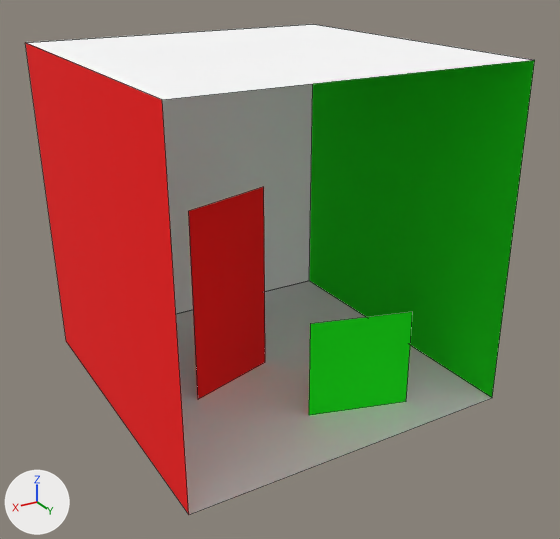
Before and after pictures for a commit that changed the OBJ model models/simple/cornell_box.obj.
Both versions are drawn from a 50 mm lens placed at (871.0, 766.0, 707.0), pointed at (269.0, -239.0, 204.0). Lighting does not change. The marker at lower left points along +X, +Y and +Z. Mesh edges are drawn as thin lines. Where no turn or scale is listed for an object, it has been applied to the vertices.

Before the edit, the objects in view are built like this:
```python
me_floor = bpy.data.meshes.new('floor')
me_floor.from_pydata([(553.0, 0.0, 0.0), (0.0, 0.0, 0.0), (0.0, -559.0, 0.0), (550.0, -559.0, 0.0)], [], [(0, 1, 2, 3)])
me_floor.materials.append(mat_white)  # white #ffffff
me_short_block = bpy.data.meshes.new('short_block')
me_short_block.from_pydata(...)  # 4 vertices, 1 face; spans x 130.0..290.0, y -114.0..-65.0, z 0.0..165.0
me_short_block.materials.append(mat_green)  # green #00ff00
# before: 0 (130.0, -65.0, 0.0) at pixel (406, 401), 1 (130.0, -65.0, 165.0) at pixel (412, 311), 2 (290.0, -114.0, 165.0) at pixel (310, 323), 3 (290.0, -114.0, 0.0) at pixel (308, 415)
me_tall_block = bpy.data.meshes.new('tall_block')
me_tall_block.from_pydata(...)  # 4 vertices, 1 face; spans x 265.0..423.0, y -296.0..-247.0, z 0.0..330.0
me_tall_block.materials.append(mat_red)  # red #ff0000
# before: 0 (265.0, -296.0, 0.0) at pixel (265, 362), 1 (265.0, -296.0, 330.0) at pixel (263, 186), 2 (423.0, -247.0, 330.0) at pixel (188, 211), 3 (423.0, -247.0, 0.0) at pixel (197, 399)
ob_floor = bpy.data.objects.new('floor', me_floor)
ob_floor.location = (0.0, 0.0, 0.0)
ob_short_block = bpy.data.objects.new('short_block', me_short_block)
ob_short_block.location = (0.0, 0.0, 0.0)
ob_tall_block = bpy.data.objects.new('tall_block', me_tall_block)
ob_tall_block.location = (0.0, 0.0, 0.0)
# also in view: 'red_wall' at (553.0, -280.0, 274.0); 'ceiling' at (278.0, -280.0, 549.0); 'green_wall' at (0.0, -280.0, 274.0); 'back_wall' at (278.0, -559.0, 274.0)
```
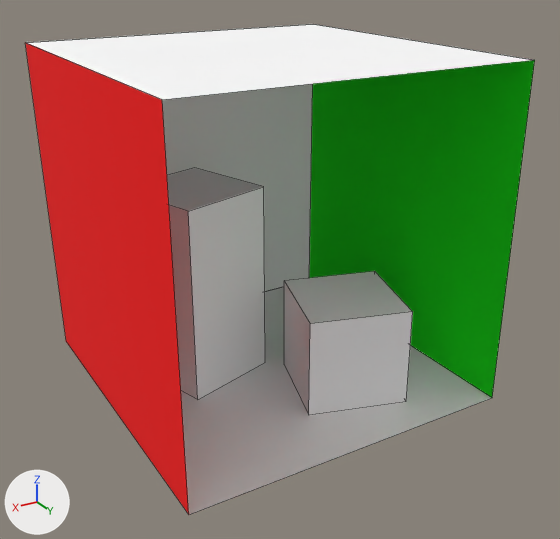
The change in detail:
me_short_block is used by ob_short_block; location (0.0, 0.0, 0.0).
Verts and faces of me_short_block; kept vertices keep their numbers, new ones are numbered from 4.
me_short_block had 4 vertices, 1 face and spanned x 130.0..290.0, y -114.0..-65.0, z 0.0..165.0.
me_short_block no longer uses material mat_green (green #00ff00).
me_short_block now has 8 vertices, 6 faces and spans x 82.0..290.0, y -272.0..-65.0, z 0.0..165.0.
Part 1, on me_short_block:
New vertex 4 is at (82.0, -225.0, 0.0).
New vertex 5 is at (240.0, -272.0, 0.0), pixel (284, 364).
New vertex 6 is at (82.0, -225.0, 165.0), pixel (374, 271).
New vertex 7 is at (240.0, -272.0, 165.0), pixel (284, 280).
New faces: (0, 3, 5, 4), (1, 6, 7, 2), (2, 7, 5, 3), (0, 4, 6, 1), (4, 5, 7, 6).
me_short_block part 2: 1 face spanning x 130.0..290.0, y -114.0..-65.0, z 0.0..165.0 switches from mat_green (green #00ff00) to mat_white (white #ffffff).
me_short_block now uses material mat_white (white #ffffff).
me_tall_block is used by ob_tall_block; location (0.0, 0.0, 0.0).
Verts and faces of me_tall_block; kept vertices keep their numbers, new ones are numbered from 4.
me_tall_block had 4 vertices, 1 face and spanned x 265.0..423.0, y -296.0..-247.0, z 0.0..330.0.
me_tall_block no longer uses material mat_red (red #ff0000).
me_tall_block now has 8 vertices, 6 faces and spans x 265.0..472.0, y -456.0..-247.0, z 0.0..330.0.
Part 3, on me_tall_block:
Faces deleted: (0, 3, 2, 1).
New vertex 4 is at (314.0, -456.0, 0.0).
New vertex 5 is at (472.0, -406.0, 0.0).
New vertex 6 is at (314.0, -456.0, 330.0), pixel (194, 167).
New vertex 7 is at (472.0, -406.0, 330.0).
New faces: (0, 3, 5, 4), (1, 6, 7, 2), (2, 7, 5, 3), (4, 5, 7, 6), (0, 4, 6, 1), (0, 1, 2, 3).
me_tall_block part 4: 1 face spanning x 265.0..423.0, y -296.0..-247.0, z 0.0..330.0 switches from mat_red (red #ff0000) to mat_white (white #ffffff).
me_tall_block now uses material mat_white (white #ffffff).

Changed parts and their boxes [x1, y1, x2, y2] in the pictures (560 x 539 px):
'tall_block', reshaped
    before: [188, 187, 265, 399]
    after: [167, 168, 265, 400]
'short_block', reshaped (24% wider, 39% taller)
    before: [309, 312, 413, 415]
    after: [284, 271, 413, 415]
part 1 of me_short_block, added
    after: [284, 271, 412, 415]
part 2 of me_short_block, recoloured (green to white)
    both: [309, 312, 413, 415]
part 3 of me_tall_block, built on
    after: [167, 168, 264, 400]
part 4 of me_tall_block, recoloured (red to white)
    both: [188, 187, 265, 399]
